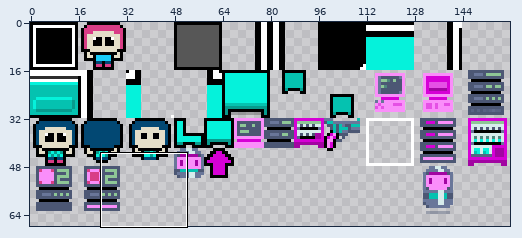
A sprite sheet gets an edit: atlas.png. The first picture is a wide view before the edit; the outline marks the close-up.
Close-up. The starting point:
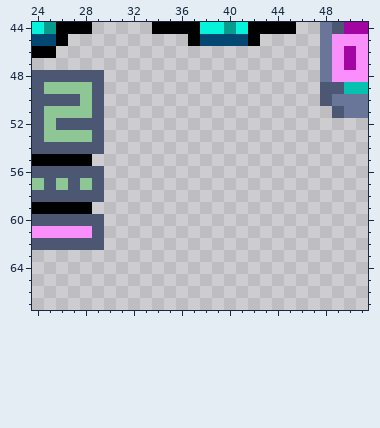
The file is 160x80 pixels. Colours within 5 levels of each other are drawn and written as one. Shown: x 24..51, y 44..67. The wide view leaves out empty margins.
Now the later version:
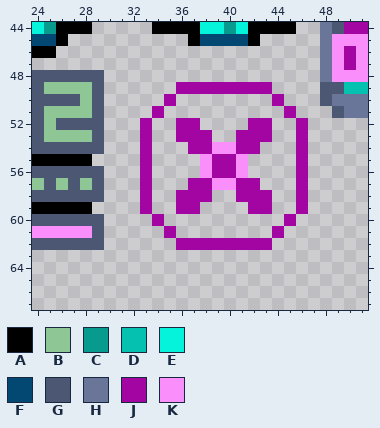
Palette (. is transparent): A #000000  B #8ec696  C #079b8d  D #05c2b0  E #05f2db  F #024873  G #4c5774  H #697699  J #a205a2  K #fa8efa
The exact change:
{"y":49,"x":36,"old":"........","new":"JJJJJJJJ"}
{"y":50,"x":35,"old":".","new":"J"}
{"y":50,"x":44,"old":".","new":"J"}
{"y":51,"x":34,"old":".","new":"J"}
{"y":51,"x":45,"old":".","new":"J"}
{"y":52,"x":33,"old":".","new":"J"}
{"y":52,"x":36,"old":"..","new":"JJ"}
{"y":52,"x":42,"old":"..","new":"JJ"}
{"y":52,"x":46,"old":".","new":"J"}
{"y":53,"x":33,"old":".","new":"J"}
{"y":53,"x":36,"old":"...","new":"JJJ"}
{"y":53,"x":41,"old":"...","new":"JJJ"}
{"y":53,"x":46,"old":".","new":"J"}
{"y":54,"x":33,"old":".","new":"J"}
{"y":54,"x":37,"old":"......","new":"JJKKJJ"}
{"y":54,"x":46,"old":".","new":"J"}
{"y":55,"x":33,"old":".","new":"J"}
{"y":55,"x":38,"old":"....","new":"KJJK"}
{"y":55,"x":46,"old":".","new":"J"}
{"y":56,"x":33,"old":".","new":"J"}
{"y":56,"x":38,"old":"....","new":"KJJK"}
{"y":56,"x":46,"old":".","new":"J"}
{"y":57,"x":33,"old":".","new":"J"}
{"y":57,"x":37,"old":"......","new":"JJKKJJ"}
{"y":57,"x":46,"old":".","new":"J"}
{"y":58,"x":33,"old":".","new":"J"}
{"y":58,"x":36,"old":"...","new":"JJJ"}
{"y":58,"x":41,"old":"...","new":"JJJ"}
{"y":58,"x":46,"old":".","new":"J"}
{"y":59,"x":33,"old":".","new":"J"}
{"y":59,"x":36,"old":"..","new":"JJ"}
{"y":59,"x":42,"old":"..","new":"JJ"}
{"y":59,"x":46,"old":".","new":"J"}
{"y":60,"x":34,"old":".","new":"J"}
{"y":60,"x":45,"old":".","new":"J"}
{"y":61,"x":35,"old":".","new":"J"}
{"y":61,"x":44,"old":".","new":"J"}
{"y":62,"x":36,"old":"........","new":"JJJJJJJJ"}
